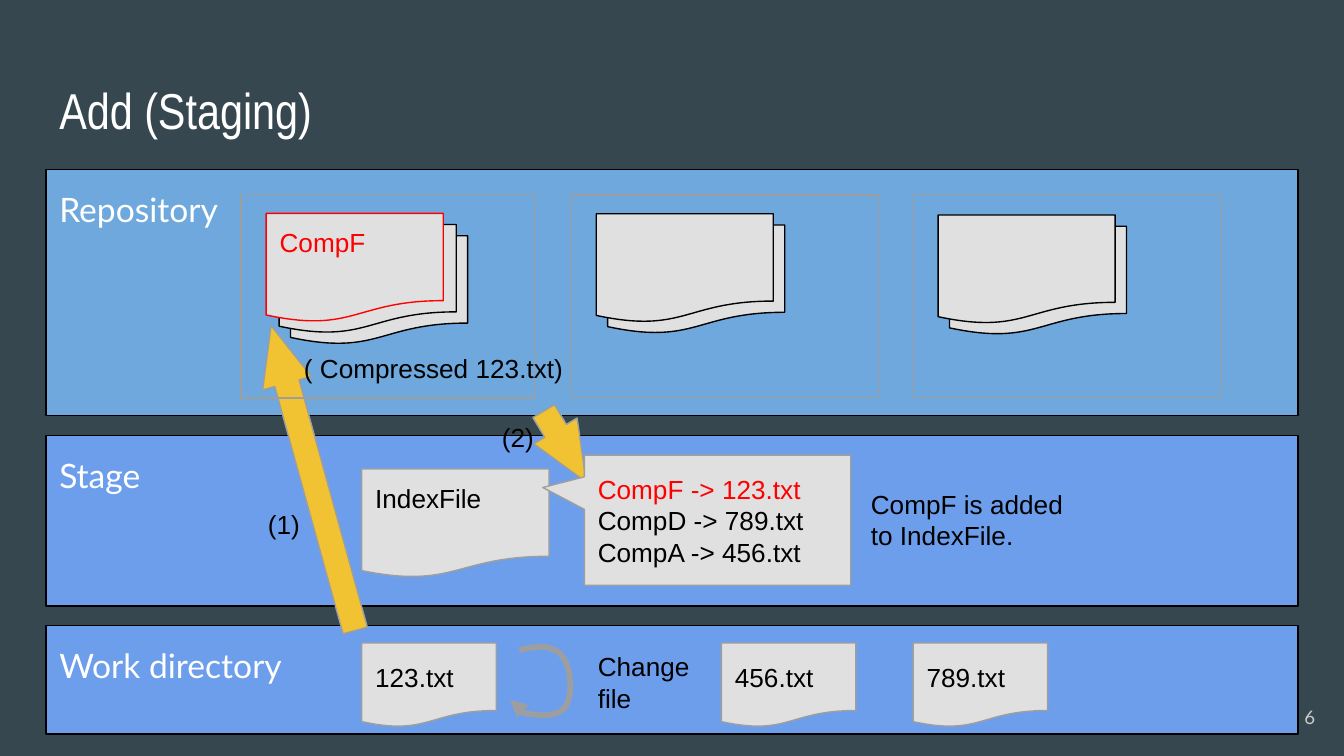
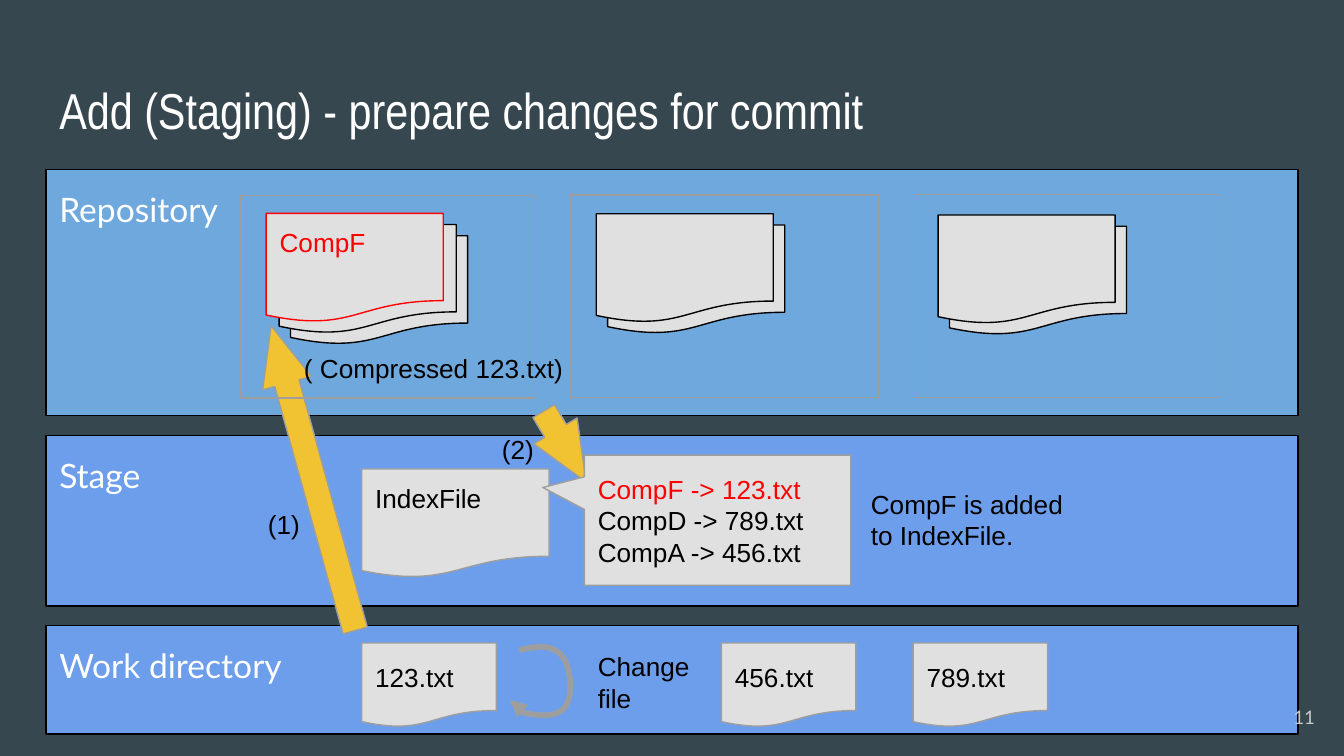
Before and after one commit to acchi17/StudyGit, a slide deck: slide 11 of GitStudySession.pptx (slide 6 before the commit). Drawn at 1344x756 pixels with LibreOffice and Linux fonts; fonts in the diff are those of the drawing. Boxes give left, top, right and bottom in pixels: in the first picture for what was removed or moved away, otherwise in the second. Text is boxed around its words. In the diff, an @@ line names an element or a change of style, - is before the commit and + after.

```diff
--- a/GitStudySession.pptx
+++ b/GitStudySession.pptx
@@ title at <box>59,92,863,139</box>: text changed @@
-Add (Staging)
+Add (Staging) - prepare changes for commit
@@ text "(2)": place and size @@
-text "(2)" at <box>502,428,534,453</box>
+text "(2)" at <box>502,440,534,464</box>
@@ page number at <box>1293,708,1315,728</box>: text changed @@
-6
+11
```
Also in this commit, not shown: 11 other slides changed, 17 slides added, 9 slides removed.
